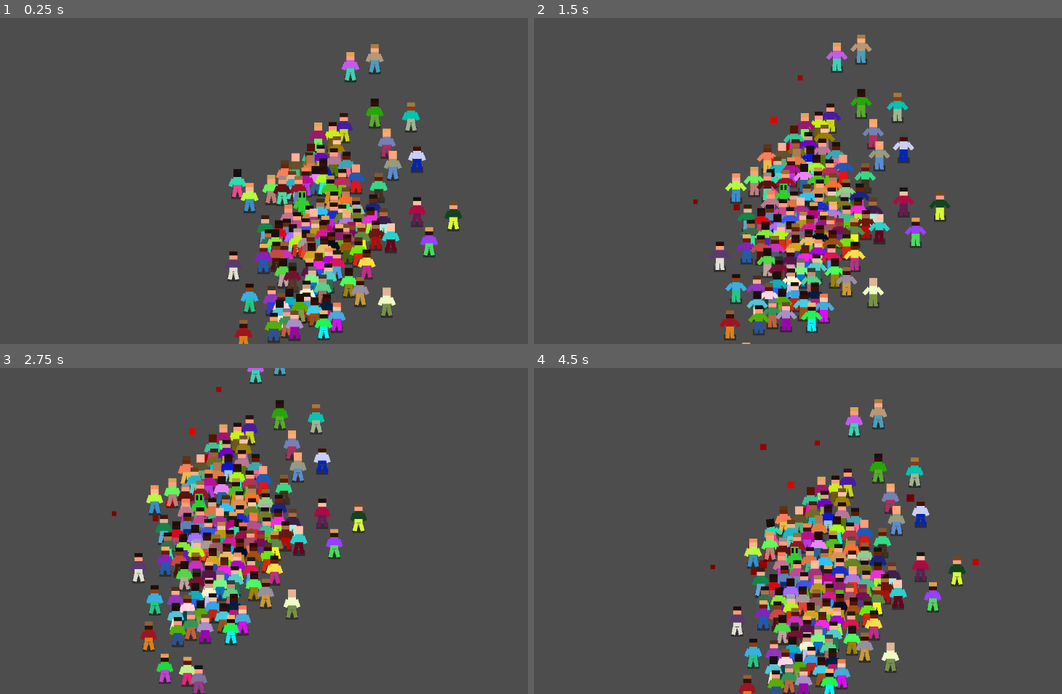
Above: before the commit, frames 1-4 (two rows, left to right).
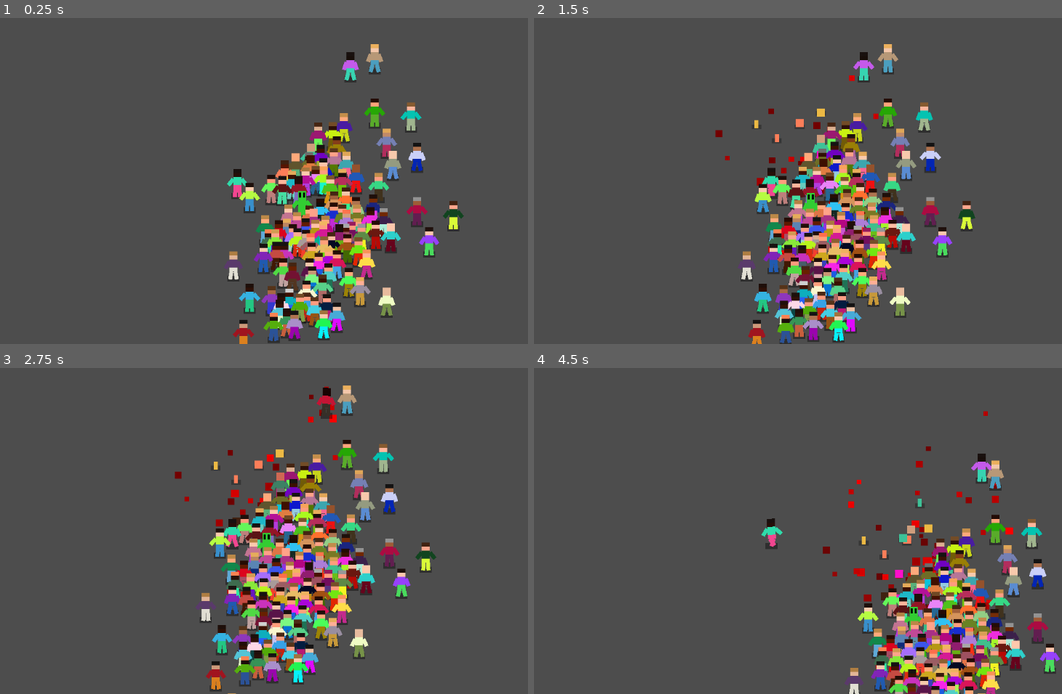
Above: after the commit, the same moments.

Repository: HarperNicholson/GAME-WHERE-YOU-RUN-AROUND-SHOOTING-PEOPLE
Game: Godot game, scene res://game.tscn
Same seed, same stepped clock (60 frames per second), same inputs: the game is played once before the commit and once after it.
Inputs (mouse positions are in pixels of both pictures, inside the frame that each line leads up to):
- Up to frame 1 (0.25 s): no input
- Up to frame 2 (1.5 s): move the mouse to (898, 164) at 0.52 s; press the mouse at (898, 164) at 0.53 s; hold Right (ui_right) 0.53-1.28 s; tap Shift (sprint, bound only after the commit) at 0.8, 1.35 s; move the mouse to (655, 197) at 1.27 s; release the mouse at (655, 197) at 1.28 s; hold Down (ui_down) from 1.28 s (still down)
- Up to frame 3 (2.75 s): click (121, 547) at 1.55 s; move the mouse to (295, 459) at 2.02 s; release Down (ui_down) at 2.03 s; press the mouse at (295, 459) at 2.03 s; hold Right (ui_right) from 2.03 s (still down); tap Shift (sprint, bound only after the commit) at 2.3 s
- Up to frame 4 (4.5 s): move the mouse to (739, 596) at 2.77 s; release Right (ui_right) at 2.78 s; release the mouse at (739, 596) at 2.78 s; hold Up (ui_up) 2.78-3.53 s; tap Shift (sprint, bound only after the commit) at 2.85, 3.8, 4.35 s; click (739, 596) at 3.05 s; move the mouse to (945, 579) at 3.52 s; press the mouse at (945, 579) at 3.53 s; hold Left (ui_left) from 3.53 s (still down); move the mouse to (597, 482) at 4.27 s; release the mouse at (597, 482) at 4.28 s

The runs differ from the first frame. In frame 1, 4.5% of the frame differs, in the area x 42-88%, y 8-100%; in frame 2, 20%; in frame 3, 25%; in frame 4, 25%, in the area x 33-100%, y 9-100%.

Commit message:
simplified animation, created projectile class

Diff:
--- a/ai_controller.gd
+++ b/ai_controller.gd
@@ -6,3 +6,6 @@
 
 func is_shooting() -> bool:
 	return randf() < 0.01
+
+func is_sprinting():
+	return false
--- a/bullet.gd
+++ /dev/null
@@ -1,18 +0,0 @@
-#should extend Projectile class surely
-extends Area2D
-
-var speed : float = 600.0
-var direction : Vector2 = Vector2.RIGHT
-var knockback : float = 50.0
-
-func _physics_process(delta):
-	position += direction * speed * delta
-
-func _ready():
-	body_entered.connect(_on_body_entered)
-
-func _on_body_entered(body):
-	if body is Civilian:
-		body.hit()
-		body.add_impulse(direction * knockback)
-		queue_free()
--- a/civilian.tscn
+++ b/civilian.tscn
@@ -3,7 +3,7 @@
 [ext_resource type="Script" uid="uid://cx8hrv34rb561" path="res://civilian_class.gd" id="1_vepw6"]
 [ext_resource type="PackedScene" uid="uid://ctnxymgw58y7u" path="res://civilian_body.tscn" id="2_q2tsy"]
 [ext_resource type="Script" uid="uid://cgr3gjspbc40c" path="res://ai_controller.gd" id="3_6ru8d"]
-[ext_resource type="PackedScene" uid="uid://djnb5nyt76vje" path="res://gun.tscn" id="4_q2tsy"]
+[ext_resource type="PackedScene" uid="uid://djnb5nyt76vje" path="res://weapons/gun.tscn" id="4_q2tsy"]
 
 [sub_resource type="CanvasTexture" id="CanvasTexture_q2tsy"]
 
--- a/civilian_body.gd
+++ b/civilian_body.gd
@@ -11,92 +11,85 @@
 	GREEN_ALIEN
 }
 
-enum ANIMATION_STATE {
-	IDLE,
-	WALK,
-	RUN,
-	DEAD
-}
-
-var anim_state : ANIMATION_STATE = ANIMATION_STATE.WALK
-var anim_time : float = 0.0
-var phase_offset := randf() * TAU
-var drag_offset := 0.0
+var anim_time : float = randf() * TAU
+var drag_offset : float = 0.0
+var tilt_from_velocity : float = 0.0
+var was_moving : bool = false
 
 @onready var base_head_y : float = $Head.position.y
 @onready var base_pants_y : float = $Pants.position.y
 @onready var base_shirt_y : float = $Shirt.position.y
 
+
+@export var max_running_speed_before_considered_flying : float = 200.0
+@export var walking_anim_speed : float = 10.0
+@export var running_anim_speed : float = 15.0
+@export var walking_anim_swing_speed : float = 0.1
+@export var running_anim_swing_speed : float = 1.0
+@export var max_hop_speed : float = 12.0
+@export var max_hop_anim_height : float = 5.0
+@export var max_running_tilt_as_radians : float = 0.25
+
+
+var prev_velocity_x : float = 0.0
+func _ready() -> void:
+	if randf() < 0.01: type = CIVILIAN_TYPE.values().pick_random()
+	match type:
+		CIVILIAN_TYPE.NONE: make_regular_civilian()
+		CIVILIAN_TYPE.POLICE: make_police_officer()
+		CIVILIAN_TYPE.GREEN_ALIEN: make_green_alien()
+
 func animate(delta, velocity):
 	anim_time += delta
 
-	var target_drag = clamp(velocity.x * 0.05, -0.25, 0.25)
-	drag_offset = lerp(drag_offset, target_drag, delta * 15.0)
+	var speed = velocity.length()
+	var factor = clamp(speed / max_running_speed_before_considered_flying, 0.0, 1.0)
+
+	var anim_speed = lerp(walking_anim_speed, running_anim_speed, factor)
+	var swing = lerp(walking_anim_swing_speed, running_anim_swing_speed, factor)
+	var hop_amp = lerp(0.0, max_hop_anim_height, factor)
+
+	var target_drag = clamp(velocity.x * 0.05, -max_running_tilt_as_radians, max_running_tilt_as_radians)
+	drag_offset = lerp(drag_offset, target_drag, delta * 10.0)
+	tilt_from_velocity = lerp(0.0, drag_offset, factor)
+
+	rotation = tilt_from_velocity
 
 
-	if is_equal_approx(velocity.length(), 0.0):
-		anim_state = ANIMATION_STATE.IDLE
+	var moving = factor > 0.01
+
+	if moving != was_moving:
+		anim_time = 0.0
+
+
+	was_moving = moving
+
+
+	if moving:
+		var t = anim_time * anim_speed
+
+		smooth_rot($Pants/LegL, sin(t) + tilt_from_velocity, delta)
+		smooth_rot($Pants/LegR, sin(t + PI) + tilt_from_velocity, delta)
+
+		smooth_rot($Shirt/ArmL, sin(t) * swing - PI/3 + tilt_from_velocity, delta)
+		smooth_rot($Shirt/ArmR, sin(t + PI) * swing + PI/3 + tilt_from_velocity, delta)
 	else:
-		anim_state = ANIMATION_STATE.WALK
+		var breathe = sin(anim_time * 3.0) * 0.20
 
-	match anim_state:
-		ANIMATION_STATE.IDLE:
-			animate_idle(delta)
-		ANIMATION_STATE.WALK:
-			animate_walk(delta)
-		ANIMATION_STATE.RUN:
-			animate_run(delta)
+		smooth_rot($Shirt/ArmL, -PI / 3 - breathe, delta)
+		smooth_rot($Shirt/ArmR, PI / 3 + breathe, delta)
+
+		smooth_rot($Pants/LegL, -PI * 0.05 - breathe / 2, delta)
+		smooth_rot($Pants/LegR, PI * 0.05 + breathe / 2, delta)
+
+	#HOP
+	var wave = sin(anim_time * max_hop_speed)
+
+	position.y = -abs(wave) * hop_amp
+
 
 func smooth_rot(node: Node2D, target: float, delta: float, speed := 15.0):
 	node.rotation = lerp(node.rotation, target, delta * speed)
-
-
-func animate_walk(delta):
-	var t = anim_time * 10.0 + phase_offset
-	var swing : float = 0.1
-
-	rotation = drag_offset / 2
-
-	smooth_rot($Pants/LegL, sin(t) + drag_offset, delta)
-	smooth_rot($Pants/LegR, sin(t + PI) + drag_offset, delta)
-
-	smooth_rot($Shirt/ArmL, sin(t) * swing - PI/3 + drag_offset, delta)
-	smooth_rot($Shirt/ArmR, sin(t + PI) * swing + PI/3 + drag_offset, delta)
-
-func animate_run(delta):
-	var t = anim_time * 15.0 + phase_offset
-	var swing : float = 1.0
-
-	rotation = drag_offset
-
-	smooth_rot($Pants/LegL, sin(t) + drag_offset, delta)
-	smooth_rot($Pants/LegR, sin(t + PI) + drag_offset, delta)
-
-	smooth_rot($Shirt/ArmL, sin(t) * swing - PI/3 + drag_offset, delta)
-	smooth_rot($Shirt/ArmR, sin(t + PI) * swing + PI/3 + drag_offset, delta)
-
-	animate_hop(delta)
-
-var hop_speed = 12.0
-var hop_height = 5.0
-func animate_hop(delta):
-	var hop = abs(sin(anim_time * hop_speed)) * hop_height
-	position.y = -hop
-	rotation = lerp(rotation, drag_offset + sin(anim_time * hop_speed) * 1.5, delta * 6.0)
-
-
-
-func animate_idle(delta):
-	var breathe = sin(anim_time * 3.0) * 0.20
-
-	rotation = drag_offset
-	position.y = lerp(position.y, 0.0, delta * hop_speed)
-
-	smooth_rot($Shirt/ArmL, -PI / 3 - breathe, delta)
-	smooth_rot($Shirt/ArmR, PI / 3 + breathe, delta)
-
-	smooth_rot($Pants/LegL, -PI * 0.05 - breathe / 2, delta)
-	smooth_rot($Pants/LegR, PI * 0.05 + breathe / 2, delta)
 
 
 
@@ -117,23 +110,16 @@
 		EffectManager.spawn_blood_splat_particle_effect(global_position)
 	queue_free()
 
-func random_color():
+func random_color() -> Color:
 	var color = Color(randf_range(0,1),randf_range(0,1),randf_range(0,1))
 	return color
 
-func random_from_gradient(grad: Gradient) -> Color:
+func random_color_from_gradient(grad: Gradient) -> Color:
 	return grad.sample(randf())
 
-func _ready() -> void:
-	if randf() < 0.01: type = CIVILIAN_TYPE.values().pick_random()
-	match type:
-		CIVILIAN_TYPE.NONE: make_regular_civilian()
-		CIVILIAN_TYPE.POLICE: make_police_officer()
-		CIVILIAN_TYPE.GREEN_ALIEN: make_green_alien()
-
 func make_regular_civilian():
-	$Head.self_modulate = random_from_gradient(skin_gradient) # roll for rare chance at random color
-	$Head/Hair.self_modulate = random_from_gradient(hair_gradient)
+	$Head.self_modulate = random_color_from_gradient(skin_gradient) # roll for rare chance at random color
+	$Head/Hair.self_modulate = random_color_from_gradient(hair_gradient)
 	$Head/Hair.visible = randf() < 0.9  # 90% chance
 	if randf() < 0.03:
 		$Head/Hair.self_modulate = random_color()  # weird hair
--- a/civilian_class.gd
+++ b/civilian_class.gd
@@ -1,16 +1,20 @@
 class_name Civilian
 extends CharacterBody2D
 
-@onready var gun = $Gun
 
+@export var responsiveness : float = 10.0
+@export var always_sprinting : bool = false
 @export var is_player : bool = false
 var is_alive : bool = true
 
+@export var weapon : Node
 @export var controller : Node
 @export var playercam : Node
 
-const MOVESPEED : float = 100.0
+const MOVESPEED : float = 50.0
+const SPRINT_MOD : float = 2.0
 var hp : int = 3
+
 
 func hit():
 	#EffectManager.play_sound_effect("hit")
@@ -19,7 +23,7 @@
 	flash_color()
 
 	hp -= 1
-	if hp <= 0:
+	if hp <= 0 and is_alive:
 		kill()
 
 func kill():
@@ -32,9 +36,9 @@
 func attacks():
 	var aim_dir = controller.get_aim_direction()
 	if aim_dir != Vector2.ZERO:
-		$Gun.rotation = aim_dir.angle()
+		weapon.rotation = aim_dir.angle()
 	if controller.is_shooting():
-		gun.try_fire()
+		weapon.try_fire()
 
 func _physics_process(delta: float) -> void:
 	if !is_alive:
@@ -46,21 +50,17 @@
 	movement(delta)
 	collisions()
 
+	calculate_shadow()
+
 	move_and_slide()
 
 func movement(delta):
 	var input_dir = controller.get_movement_direction_as_vector()
-	var target_velocity = input_dir * MOVESPEED
-	velocity = velocity.move_toward(target_velocity, MOVESPEED * 10.0 * delta)
+	var target_velocity = input_dir * MOVESPEED * (SPRINT_MOD if (controller.is_sprinting() or always_sprinting) else 1.0)
+	var responsiveness : float = 10.0
+	velocity = velocity.move_toward(target_velocity, MOVESPEED * responsiveness * delta)
 
 	$CivilianBody.animate(delta, velocity)
-
-	var hop_factor : float = clampf(-$CivilianBody.position.y / $CivilianBody.hop_height, 0.0, 1.0)
-	var default_shadow_scale : Vector2 = Vector2(6.0,3.0)
-	var default_shadow_alpha : float = 0.4
-
-	$EntityShadow.scale = lerp(default_shadow_scale, default_shadow_scale * 0.7, hop_factor)
-	$EntityShadow.self_modulate.a = lerp(default_shadow_alpha, default_shadow_alpha * 0.7, hop_factor)
 
 func collisions():
 	var push : Vector2 = Vector2.ZERO
@@ -99,6 +99,14 @@
 func add_impulse(force: Vector2):
 	velocity += force
 
+func calculate_shadow():
+	var hop_factor : float = clampf(-$CivilianBody.position.y / $CivilianBody.max_hop_anim_height, 0.0, 1.0)
+	var default_shadow_scale : Vector2 = Vector2(6.0,3.0)
+	var default_shadow_alpha : float = 0.4
+
+	$EntityShadow.scale = lerp(default_shadow_scale, default_shadow_scale * 0.7, hop_factor)
+	$EntityShadow.self_modulate.a = lerp(default_shadow_alpha, default_shadow_alpha * 0.7, hop_factor)
+
 func flash_color(color_to_flash_to : Color = Color.RED):
 	var tween = get_tree().create_tween()
 	tween.tween_property(self, "modulate", color_to_flash_to, 0.05)
--- /dev/null
+++ b/gpu_particles_2d.tscn
@@ -0,0 +1,13 @@
+[gd_scene format=3 uid="uid://8dfc3jw5lbyy"]
+
+[sub_resource type="ParticleProcessMaterial" id="ParticleProcessMaterial_ebdvi"]
+particle_flag_disable_z = true
+angle_min = -438.3
+angle_max = 507.80002
+gravity = Vector3(0, 98, 0)
+
+[node name="GPUParticles2D" type="GPUParticles2D" unique_id=981455923]
+modulate = Color(1, 0, 0, 1)
+sub_emitter = NodePath(".")
+explosiveness = 0.05
+process_material = SubResource("ParticleProcessMaterial_ebdvi")
--- a/gun.tscn
+++ /dev/null
@@ -1,8 +0,0 @@
-[gd_scene format=3 uid="uid://djnb5nyt76vje"]
-
-[ext_resource type="Script" uid="uid://ysit76fwbh2j" path="res://gun.gd" id="1_vk1bi"]
-[ext_resource type="PackedScene" uid="uid://cgth80mjckiks" path="res://bullet.tscn" id="2_dk5gl"]
-
-[node name="Gun" type="Node2D" unique_id=430989293]
-script = ExtResource("1_vk1bi")
-projectile_scene = ExtResource("2_dk5gl")
--- a/player.tscn
+++ b/player.tscn
@@ -4,7 +4,7 @@
 [ext_resource type="Script" uid="uid://cjyw2lu5daoyt" path="res://player_camera.gd" id="2_2hs0m"]
 [ext_resource type="PackedScene" uid="uid://ctnxymgw58y7u" path="res://civilian_body.tscn" id="2_sweqy"]
 [ext_resource type="Script" uid="uid://diwjwmjc66ghv" path="res://player_controller.gd" id="4_1jxqw"]
-[ext_resource type="PackedScene" uid="uid://djnb5nyt76vje" path="res://gun.tscn" id="5_sweqy"]
+[ext_resource type="PackedScene" uid="uid://y5ta1gv2f8pe" path="res://weapons/shotgun.tscn" id="5_sweqy"]
 
 [sub_resource type="CanvasTexture" id="CanvasTexture_q2tsy"]
 
@@ -14,13 +14,14 @@
 [sub_resource type="CircleShape2D" id="CircleShape2D_6ru8d"]
 radius = 4.0
 
-[node name="Player1" type="CharacterBody2D" unique_id=745263233 node_paths=PackedStringArray("controller", "playercam")]
+[node name="Player1" type="CharacterBody2D" unique_id=745263233 node_paths=PackedStringArray("weapon", "controller", "playercam")]
 z_index = 1
 collision_layer = 2
 motion_mode = 1
 floor_stop_on_slope = false
 script = ExtResource("1_hqtel")
 is_player = true
+weapon = NodePath("Shotgun")
 controller = NodePath("PlayerController")
 playercam = NodePath("Camera2D")
 
@@ -49,5 +50,4 @@
 [node name="PlayerController" type="Node2D" parent="." unique_id=1165073739]
 script = ExtResource("4_1jxqw")
 
-[node name="Gun" parent="." unique_id=430989293 instance=ExtResource("5_sweqy")]
-position = Vector2(9, 0)
+[node name="Shotgun" parent="." unique_id=430989293 instance=ExtResource("5_sweqy")]
--- a/player_camera.gd
+++ b/player_camera.gd
@@ -1,7 +1,7 @@
 extends Camera2D
 
-var trauma := 0.0
-var trauma_decay := 1.5
+var trauma : float = 0.0
+var trauma_decay : float = 3.5
 
 var max_offset := 10.0
 var max_rotation := 0.05
@@ -9,7 +9,7 @@
 func _process(delta):
 	trauma = max(trauma - trauma_decay * delta, 0.0)
 
-	var shake := trauma * trauma  # important (nonlinear)
+	var shake := pow(trauma, 0.6) * (1.0 - 0.3 * trauma)
 
 	offset = Vector2(
 		randf_range(-1, 1),
--- a/player_controller.gd
+++ b/player_controller.gd
@@ -4,6 +4,9 @@
 func get_movement_direction_as_vector() -> Vector2:
 	return Input.get_vector("ui_left","ui_right","ui_up","ui_down")
 
+func is_sprinting():
+	return Input.is_action_pressed("sprint")
+
 func is_shooting() -> bool:
 	return Input.is_action_pressed("shoot")
 
--- a/project.godot
+++ b/project.godot
@@ -26,6 +26,11 @@
 "events": [Object(InputEventMouseButton,"resource_local_to_scene":false,"resource_name":"","device":-1,"window_id":0,"a …(258 unchanged characters)…
 ]
 }
+sprint={
+"deadzone": 0.2,
+"events": [Object(InputEventKey,"resource_local_to_scene":false,"resource_name":"","device":-1,"window_id":0,"alt_pressed":false,"shift_pressed":false,"ctrl_pressed":false,"meta_pressed":false,"pressed":false,"keycode":0,"physical_keycode":4194325,"key_label":0,"unicode":0,"location":0,"echo":false,"script":null)
+]
+}
 
 [physics]
 
--- /dev/null
+++ b/projectiles/bullet.gd
@@ -0,0 +1,17 @@
+extends Projectile
+
+
+func _physics_process(delta):
+	position += direction * speed * delta
+	distance_cull_check()
+
+func _on_body_entered(body):
+	if has_hit:
+		return
+	if body == shooter:
+		return
+	if body is Civilian:
+		has_hit = true
+		body.hit()
+		body.add_impulse(direction * knockback)
+		queue_free()
--- a/bullet.tscn
+++ b/projectiles/bullet.tscn
@@ -1,6 +1,6 @@
 [gd_scene format=3 uid="uid://cgth80mjckiks"]
 
-[ext_resource type="Script" uid="uid://dvrf1sy6h14t3" path="res://bullet.gd" id="1_v7oki"]
+[ext_resource type="Script" uid="uid://dvrf1sy6h14t3" path="res://projectiles/bullet.gd" id="1_v7oki"]
 
 [sub_resource type="CanvasTexture" id="CanvasTexture_v7oki"]
 
--- /dev/null
+++ b/projectiles/projectile.gd
@@ -0,0 +1,32 @@
+extends Area2D
+class_name Projectile
+
+var shooter : Node
+var direction : Vector2 = Vector2.RIGHT
+
+var speed : float = 600.0
+var knockback : float = 50.0
+
+var has_hit : bool = false
+
+const MAX_DIST := 1000.0
+const MAX_DIST_SQ := MAX_DIST * MAX_DIST
+
+func _ready():
+	body_entered.connect(_on_body_entered)
+
+
+func _on_body_entered(body):
+	if has_hit:
+		return
+	if body == shooter:
+		return
+	if body is Civilian:
+		has_hit = true
+		body.hit()
+		body.add_impulse(direction * knockback)
+		queue_free()
+
+func distance_cull_check():
+	if global_position.distance_squared_to(shooter.global_position) > MAX_DIST_SQ:
+		queue_free()
--- /dev/null
+++ b/projectiles/rocket.gd
@@ -0,0 +1,26 @@
+extends Projectile
+
+
+var elapsed : float = 0.0
+
+func _physics_process(delta):
+	if has_hit:
+		return
+	elapsed += delta
+	position += direction * (speed / 2) * delta * elapsed
+	distance_cull_check()
+
+func _on_body_entered(body):
+	if has_hit:
+		return
+	if body == shooter:
+		return
+	explode()
+
+func explode():
+	#spawn particle
+	has_hit = true
+	$Sprite2D.hide()
+	$CPUParticles2D.emitting = false
+	await get_tree().create_timer($CPUParticles2D.lifetime).timeout
+	queue_free()
--- /dev/null
+++ b/projectiles/rocket.tscn
@@ -0,0 +1,57 @@
+[gd_scene format=3 uid="uid://c8lptoffmwxb6"]
+
+[ext_resource type="Script" uid="uid://crmb0qluyel1q" path="res://projectiles/rocket.gd" id="1_f4elh"]
+
+[sub_resource type="CircleShape2D" id="CircleShape2D_v8qja"]
+radius = 2.0
+
+[sub_resource type="Curve" id="Curve_f4elh"]
+_limits = [0.0, 100.0, 0.0, 1.0]
+_data = [Vector2(0, 1), 0.0, 0.0, 0, 0, Vector2(1, 100), 0.0, 0.0, 0, 0]
+point_count = 2
+
+[sub_resource type="Curve" id="Curve_etms7"]
+_data = [Vector2(0, 1), 0.0, 0.0, 0, 0, Vector2(1, 0), -3.4770007, 0.0, 0, 0]
+point_count = 2
+
+[sub_resource type="Gradient" id="Gradient_iyl8n"]
+offsets = PackedFloat32Array(0, 0.7322835, 1)
+colors = PackedColorArray(0.6789437, 0.6789437, 0.6789437, 1, 1, 1, 1, 0.69553804, 1, 1, 1, 0)
+
+[sub_resource type="Gradient" id="Gradient_5ffeg"]
+offsets = PackedFloat32Array(0, 0.8136483, 0.95800525, 1)
+colors = PackedColorArray(0.32544088, 0.3254409, 0.32544088, 1, 1, 1, 1, 1, 1, 1, 0, 1, 1, 0, 0, 1)
+
+[sub_resource type="CanvasTexture" id="CanvasTexture_f4elh"]
+
+[node name="Rocket" type="Area2D" unique_id=1278969362]
+collision_layer = 4
+collision_mask = 2
+script = ExtResource("1_f4elh")
+
+[node name="CollisionShape2D" type="CollisionShape2D" parent="." unique_id=1205289816]
+shape = SubResource("CircleShape2D_v8qja")
+
+[node name="CPUParticles2D" type="CPUParticles2D" parent="." unique_id=500435929]
+position = Vector2(-2, 0)
+amount = 24
+lifetime = 0.5
+lifetime_randomness = 0.1
+direction = Vector2(-1, 0)
+gravity = Vector2(0, -20)
+initial_velocity_min = 20.0
+initial_velocity_max = 100.0
+damping_min = 0.4
+damping_max = 0.4
+damping_curve = SubResource("Curve_f4elh")
+scale_amount_min = 0.5
+scale_amount_max = 2.0
+scale_amount_curve = SubResource("Curve_etms7")
+color_ramp = SubResource("Gradient_iyl8n")
+color_initial_ramp = SubResource("Gradient_5ffeg")
+
+[node name="Sprite2D" type="Sprite2D" parent="." unique_id=487655511]
+self_modulate = Color(0.30113852, 0, 0.00076490594, 1)
+position = Vector2(-8.940697e-08, 2.9802322e-08)
+scale = Vector2(4, 2)
+texture = SubResource("CanvasTexture_f4elh")
--- /dev/null
+++ b/weapons/gun.tscn
@@ -0,0 +1,8 @@
+[gd_scene format=3 uid="uid://djnb5nyt76vje"]
+
+[ext_resource type="Script" uid="uid://ysit76fwbh2j" path="res://weapons/projectile_weapon.gd" id="1_vk1bi"]
+[ext_resource type="PackedScene" uid="uid://cgth80mjckiks" path="res://projectiles/bullet.tscn" id="2_dk5gl"]
+
+[node name="Gun" type="Node2D" unique_id=430989293]
+script = ExtResource("1_vk1bi")
+projectile_scene = ExtResource("2_dk5gl")
--- a/gun.gd
+++ b/weapons/projectile_weapon.gd
@@ -38,6 +38,7 @@
 			bullet.global_position = global_position
 			bullet.direction = dir
 			bullet.rotation = dir.angle()
+			bullet.shooter = get_parent()
 
 		apply_recoil()
 		EffectManager.play_sound_effect(SFX, global_position)
--- /dev/null
+++ b/weapons/rocket_launcher.tscn
@@ -0,0 +1,12 @@
+[gd_scene format=3 uid="uid://blggr3awog7no"]
+
+[ext_resource type="Script" uid="uid://ysit76fwbh2j" path="res://weapons/projectile_weapon.gd" id="1_a5eyy"]
+[ext_resource type="PackedScene" uid="uid://c8lptoffmwxb6" path="res://projectiles/rocket.tscn" id="2_a5eyy"]
+
+[node name="RocketLauncher" type="Node2D" unique_id=430989293]
+script = ExtResource("1_a5eyy")
+burst_count = 3
+recoil = 0.5
+projectile_scene = ExtResource("2_a5eyy")
+fire_rate = 2.0
+spread_degrees = 1.0
--- /dev/null
+++ b/weapons/shotgun.tscn
@@ -0,0 +1,12 @@
+[gd_scene format=3 uid="uid://y5ta1gv2f8pe"]
+
+[ext_resource type="Script" uid="uid://ysit76fwbh2j" path="res://weapons/projectile_weapon.gd" id="1_64lnt"]
+[ext_resource type="PackedScene" uid="uid://cgth80mjckiks" path="res://projectiles/bullet.tscn" id="2_byptj"]
+
+[node name="Shotgun" type="Node2D" unique_id=430989293]
+script = ExtResource("1_64lnt")
+recoil = 0.8
+projectile_scene = ExtResource("2_byptj")
+fire_rate = 1.0
+spread_degrees = 11.0
+amount_of_projectiles = 5
Renamed: bullet.gd.uid -> projectiles/bullet.gd.uid
Not shown, added: projectiles/projectile.gd.uid
Not shown, added: projectiles/rocket.gd.uid
Not shown, changed: readme.txt
Renamed: gun.gd.uid -> weapons/projectile_weapon.gd.uid
